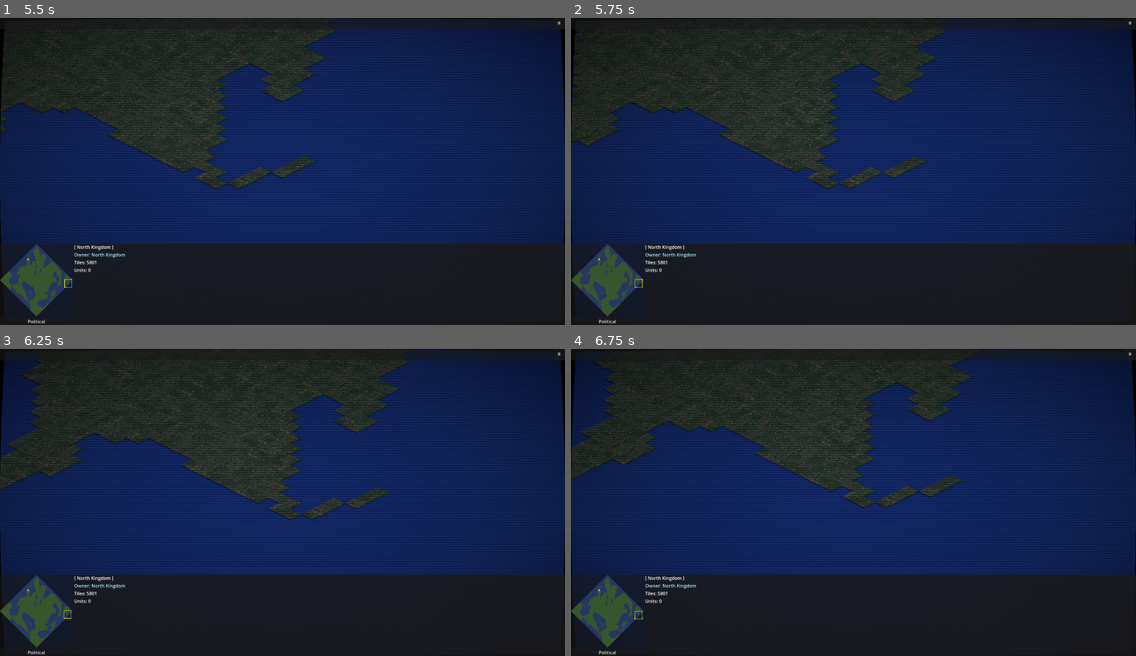
Above: before the commit, frames 1-4 (two rows, left to right).
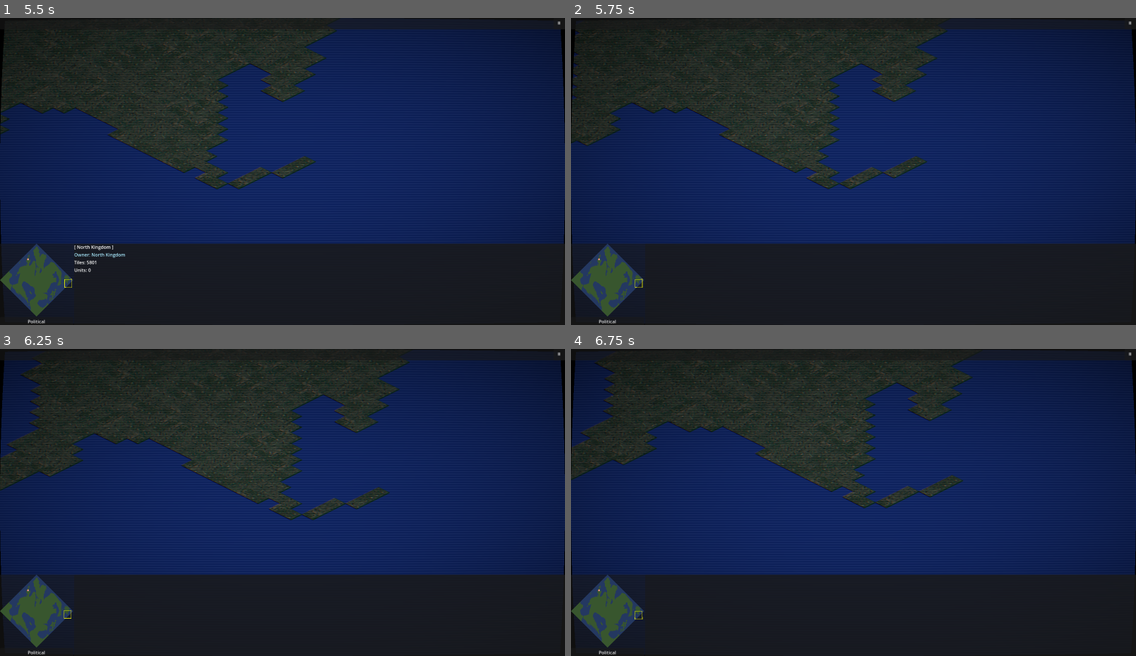
Above: after the commit, the same moments.

Repository: romabanana/romania2
Game: Godot game, scene res://scenes/main.tscn
Same seed, same stepped clock (60 frames per second), same inputs: the game is played once before the commit and once after it.
Inputs (mouse positions are in pixels of both pictures, inside the frame that each line leads up to):
- Up to frame 1 (5.5 s): tap Enter at 0.5 s; drag from (33, 278) to (339, 103) at 0.52 s; drag from (169, 186) to (254, 232) at 1.27 s; move the mouse to (339, 103) at 2.02 s; hold D 2.03-2.75 s; tap Alt at 2.1, 5.1 s; click (339, 103) at 2.17 s; click "⏸" at 2.75 s; click "Political" at 3.5 s; drag from (254, 232) to (113, 125) at 4.27 s; move the mouse to (452, 217) at 5.02 s; hold A from 5.03 s (still down); click (452, 217) at 5.17 s; tap Space at 5.27 s
- Up to frame 2 (5.75 s): keep holding A; tap Escape at 5.65 s
- Up to frame 3 (6.25 s): release A at 5.75 s; drag from (113, 456) to (197, 425) at 5.77 s
- Up to frame 4 (6.75 s): move the mouse to (881, 502) at 6.52 s; hold S from 6.53 s (still down); tap Alt at 6.6 s; click (881, 502) at 6.67 s

Frame 1 is identical in both runs. In frame 2, 0.2% of the frame differs, in the area x 13-23%, y 74-83%; in frame 3, 0.2%; in frame 4, 0.2%.

Commit message:
context menu bugfix

Diff:
--- a/scripts/autoloads/SelectionManager.gd
+++ b/scripts/autoloads/SelectionManager.gd
@@ -13,7 +13,7 @@
 
 # ── State ─────────────────────────────────
 var selected_unit = null
-
+var selected_province= -1
 
 # ─────────────────────────────────────────
 #  Input
@@ -36,10 +36,10 @@
 				deselect_all()
 		else:
 			# clicked empty tile — select province
-			var province_id := ProvinceManager.get_province_id(clicked_tile)
-			if province_id != -1:
-				province_selected.emit(province_id)
-			deselect_all()
+			selected_province = ProvinceManager.get_province_id(clicked_tile)
+			if selected_province != -1:
+				province_selected.emit(selected_province)
+			_deselect_unit()
 
 	elif event.button_index == MOUSE_BUTTON_RIGHT:
 		if selected_unit != null:
@@ -49,19 +49,23 @@
 # ─────────────────────────────────────────
 #  Selection
 # ─────────────────────────────────────────
-func _select_unit(unit) -> void:
+func _deselect_unit() -> void:
 	if selected_unit != null:
 		selected_unit.deselect()
+	selected_unit = null
+
+func _select_unit(unit) -> void:
+	_deselect_unit()
 	selected_unit = unit
 	selected_unit.select()
 	unit_selected.emit(unit)
 
 
+
 func deselect_all() -> void:
-	if selected_unit != null:
-		selected_unit.deselect()
-		selected_unit = null
-		deselected.emit()
+	_deselect_unit()
+	selected_province = -1
+	deselected.emit()
 
 
 # ─────────────────────────────────────────
